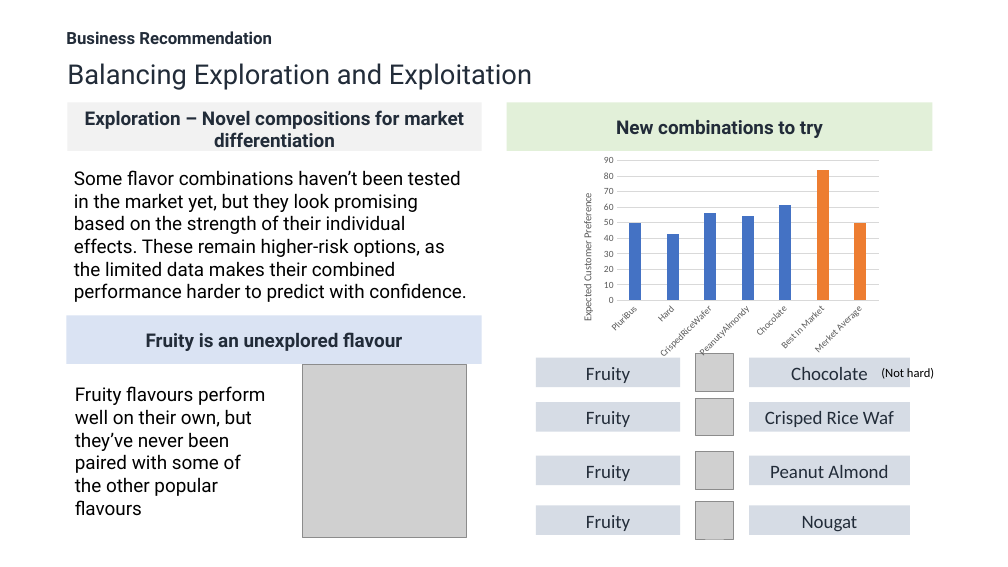
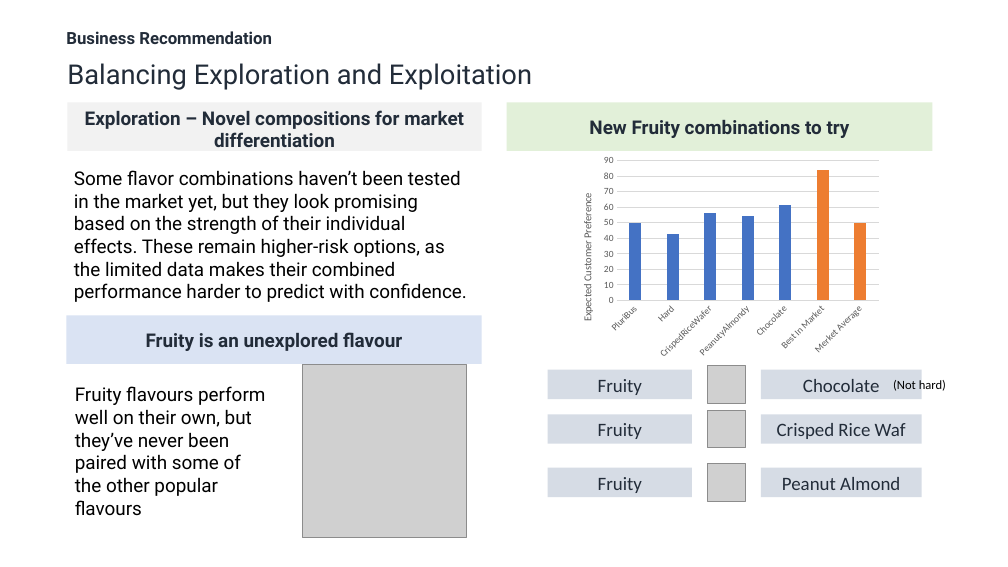
Before and after one commit to Sanchit2798/candy-case-study, a slide deck: slide 3 of outputs/Final Deliverables.pptx. Drawn at 1008x567 pixels with LibreOffice and Linux fonts; fonts in the diff are those of the drawing; grey boxes stand for pictures. Boxes give left, top, right and bottom in pixels: in the first picture for what was removed or moved away, otherwise in the second. Text is boxed around its words. In the diff, an @@ line names an element or a change of style, - is before the commit and + after.

```diff
--- a/outputs/Final Deliverables.pptx
+++ b/outputs/Final Deliverables.pptx
@@ text in rectangle at bbox=[589, 120, 850, 138]: text changed @@
-New combinations to try
+New Fruity combinations to try
@@ picture: place and size @@
-picture at bbox=[696, 451, 734, 489]
+picture at bbox=[708, 464, 746, 501]
@@ 6 rectangles, 2 pictures, 1 text: place and size @@
-6 rectangles, 2 pictures, 1 text at bbox=[536, 354, 934, 485]
+6 rectangles, 2 pictures, 1 text at bbox=[547, 366, 946, 498]
@@ rectangle removed at bbox=[536, 506, 681, 535] @@
-Fruity
@@ picture removed at bbox=[696, 501, 734, 539] @@
@@ rectangle removed at bbox=[749, 506, 910, 535] @@
-Nougat
```
Also in this commit, not shown: 4 other slides changed.
